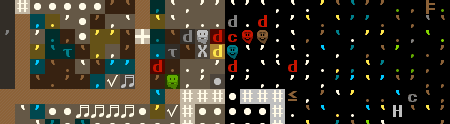
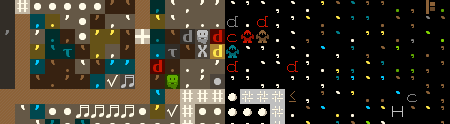
Before/after of a 450x124 layered artwork. What changed in the layer stack:
added layer "test.png #1" above "test.png" over [226, 0, 445, 124]
